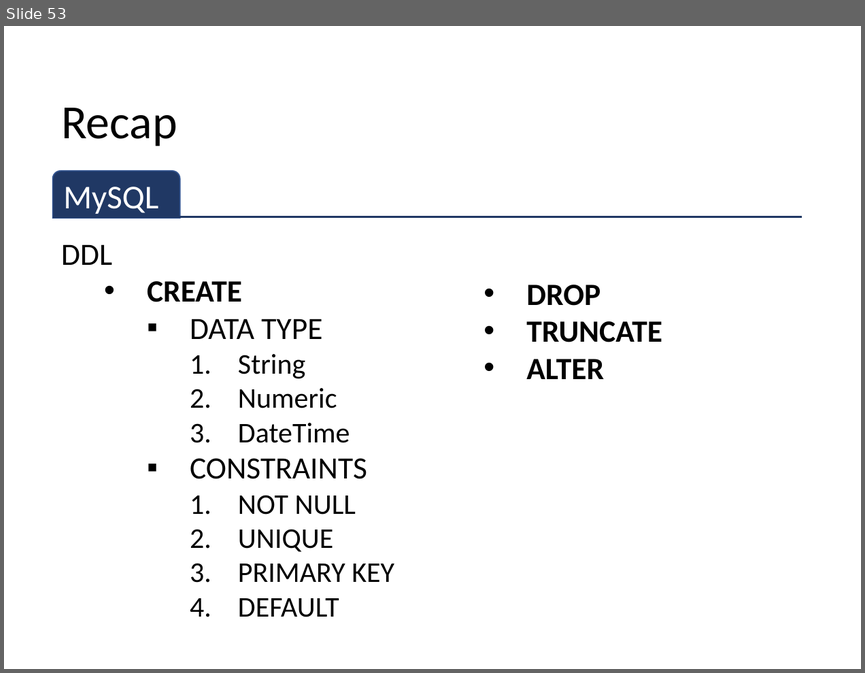
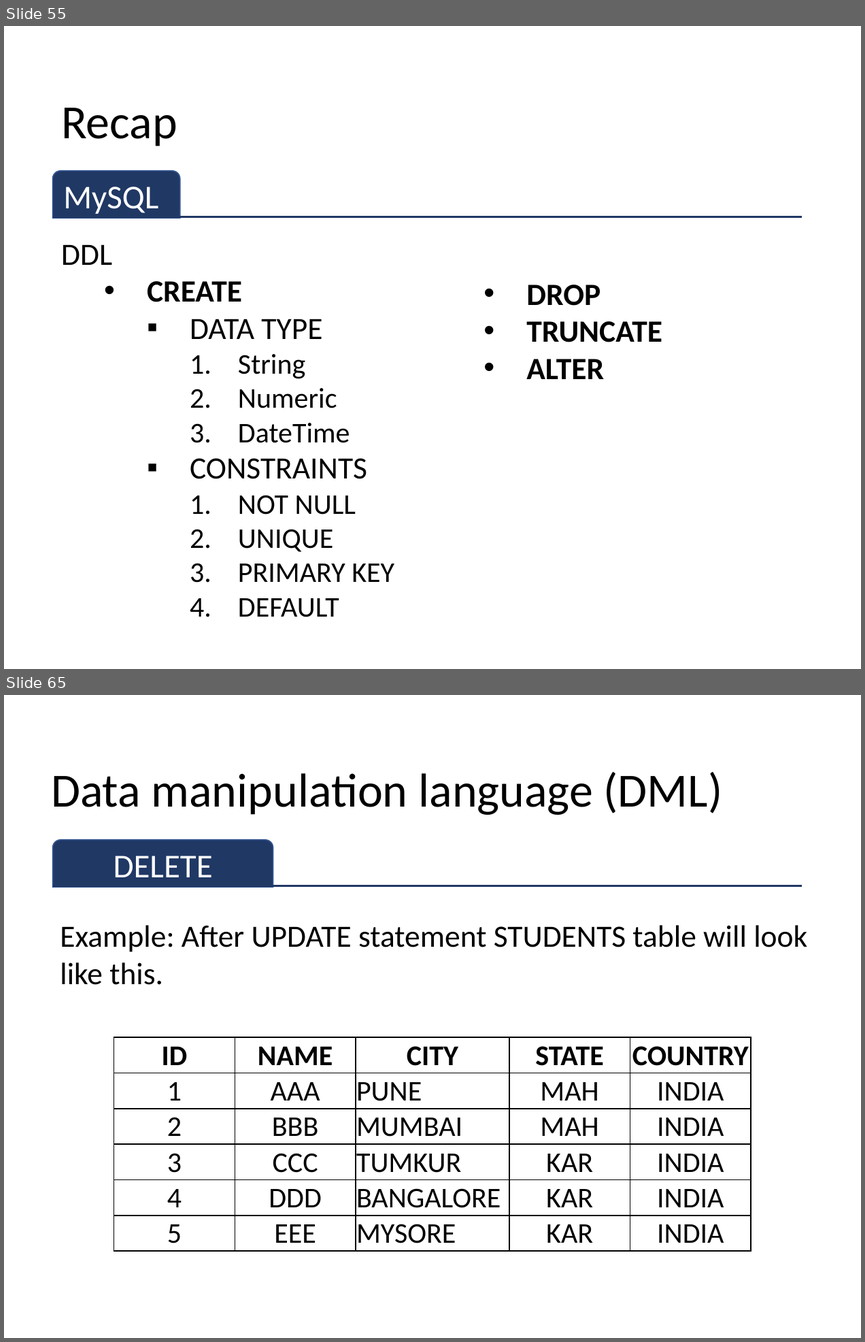
Before and after one commit to sitmbadept/sitmbadept.github.io, a slide deck: 2023/UNIT_2/WIP/UNIT-2-PART-1.pptx. Shown one above the other, each under a label of ours: slide 53 before the commit, slides 55 and 65 after it; the slides between them are not shown. The pictures are 865x673 and 865x1342 pixels, drawn with LibreOffice and Linux fonts; fonts in the diff are those of the drawing. Boxes give left, top, right and bottom in pixels: in the first picture for what was removed or moved away, otherwise in the second. Text is boxed around its words. In the diff, an @@ line names an element or a change of style, - is before the commit and + after.

```diff
--- a/2023/UNIT_2/WIP/UNIT-2-PART-1.pptx
+++ b/2023/UNIT_2/WIP/UNIT-2-PART-1.pptx
@@ slide 65 added at (4,695,861,1338), background #FFFFFF @@
@@ title added at (51,772,723,815), 40 pt, text #000000 @@
+Data manipulation language (DML)
@@ round same rect added at (53,840,273,887), fill #203864, outline #325491 1 pt, 28 pt, text #FFFFFF @@
+DELETE
@@ line added from (53, 886) to (802, 886), #203864 1.5 pt @@
@@ text added at (60,925,807,985), 26 pt, text #000000 @@
+Example: After UPDATE statement STUDENTS table will look like this.
@@ table added at (113,1037,750,1246), 6 rows, 5 columns @@
+ID | NAME | CITY | STATE | COUNTRY
+1 | AAA | PUNE | MAH | INDIA
+2 | BBB | MUMBAI | MAH | INDIA
+3 | CCC | TUMKUR | KAR | INDIA
+4 | DDD | BANGALORE | KAR | INDIA
+5 | EEE | MYSORE | KAR | INDIA
@@ what was slide 53 is now slide 55 @@
```
Also in this commit, not shown: 3 slides changed, 39 other slides added.
